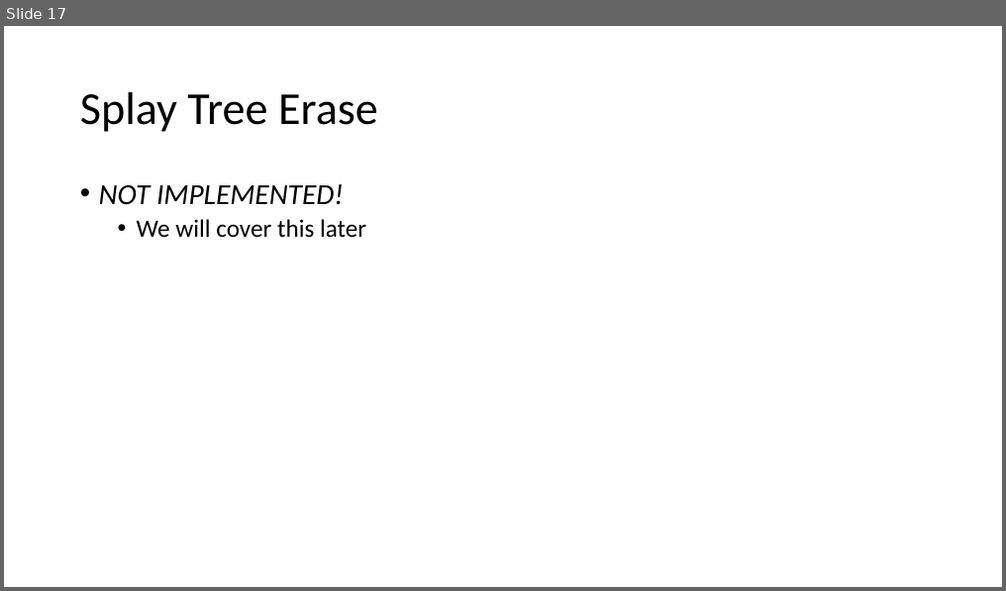
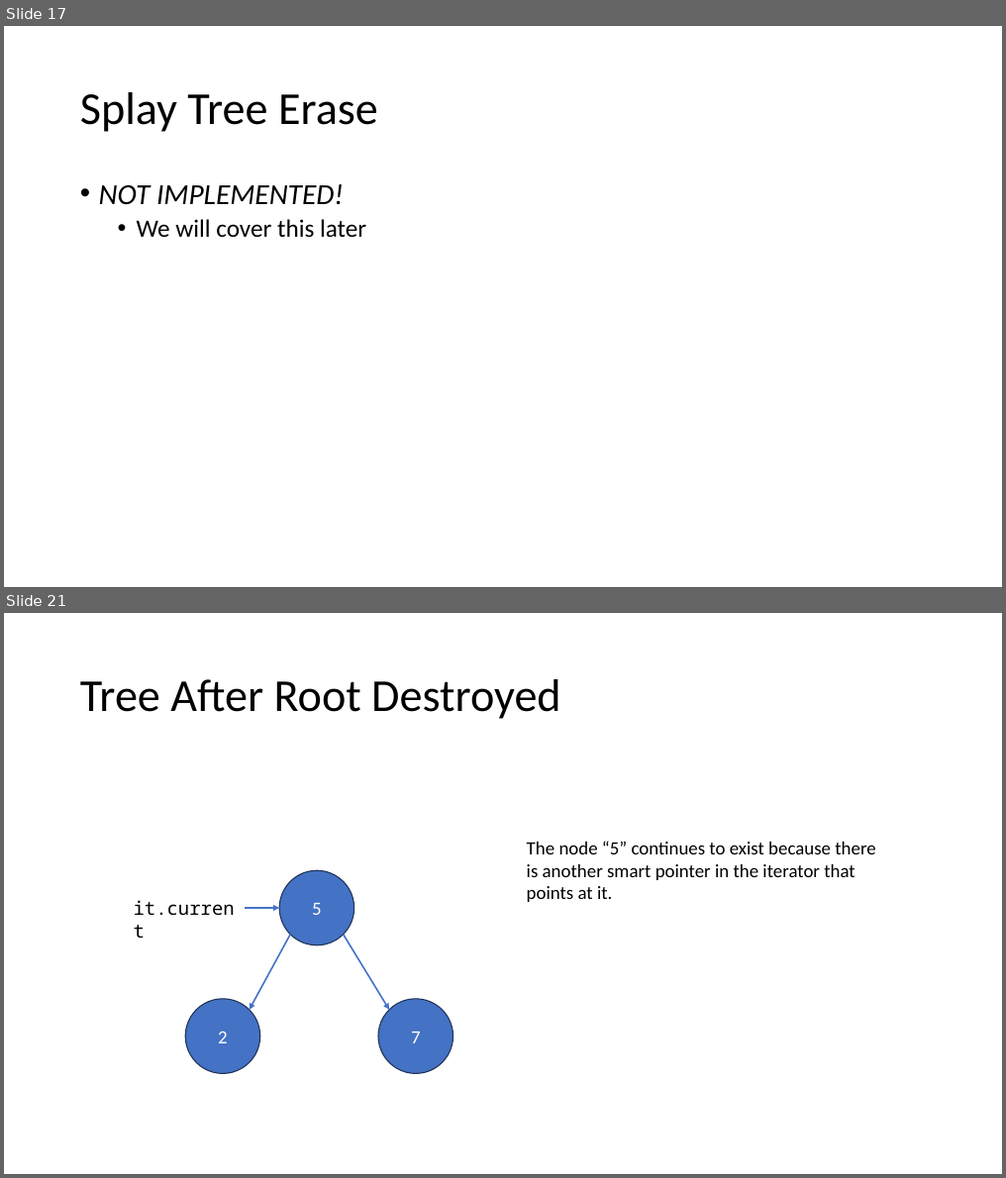
Before and after one commit to pchapin/cpp, a slide deck: SplayTree/SplayTrees.pptx. Shown one above the other, each under a label of ours: slide 17 before the commit, slides 17 and 21 after it; the slides between them are not shown. The pictures are 1006x591 and 1006x1178 pixels, drawn with LibreOffice and Linux fonts; fonts in the diff are those of the drawing. Boxes give left, top, right and bottom in pixels: in the first picture for what was removed or moved away, otherwise in the second. Text is boxed around its words. In the diff, an @@ line names an element or a change of style, - is before the commit and + after.

```diff
--- a/SplayTree/SplayTrees.pptx
+++ b/SplayTree/SplayTrees.pptx
@@ slide 21 added at (x1=4, y1=613, x2=1002, y2=1174), background #FFFFFF @@
@@ title added at (x1=80, y1=679, x2=560, y2=719), 44 pt, text #000000 @@
+Tree After Root Destroyed
@@ text added at (x1=527, y1=841, x2=875, y2=902), 18 pt, text #000000 @@
+The node “5” continues to exist because there
+is another smart pointer in the iterator that
+points at it.
@@ ellipse added at (x1=279, y1=870, x2=354, y2=946), fill #4472C4, outline #1E3256 1 pt, 18 pt, text #FFFFFF @@
+5
@@ text added at (x1=134, y1=900, x2=235, y2=916), 18 pt, text #000000 @@
+it.current
@@ arrow added from (245, 908) to (279, 908), #4472C4 1.5 pt @@
@@ arrow added from (291, 935) to (250, 1010), #4472C4 1.5 pt @@
@@ arrow added from (344, 935) to (389, 1010), #4472C4 1.5 pt @@
@@ ellipse added at (x1=185, y1=999, x2=260, y2=1074), fill #4472C4, outline #1E3256 1 pt, 18 pt, text #FFFFFF @@
+2
@@ ellipse added at (x1=378, y1=999, x2=453, y2=1074), fill #4472C4, outline #1E3256 1 pt, 18 pt, text #FFFFFF @@
+7
```
Also in this commit, not shown: 9 slides changed, 3 other slides added.
